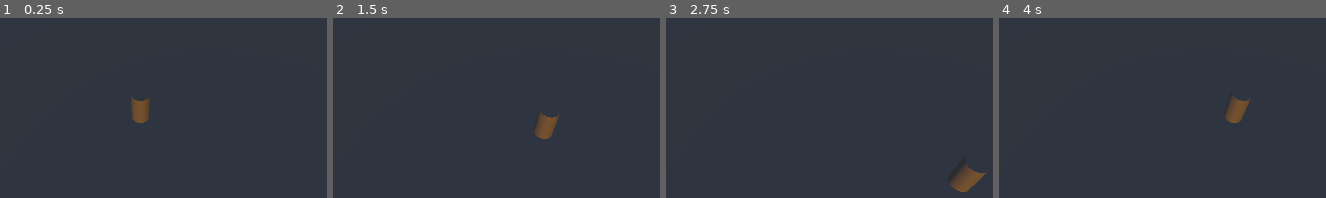
Above: before the commit, frames 1-4 (left to right).
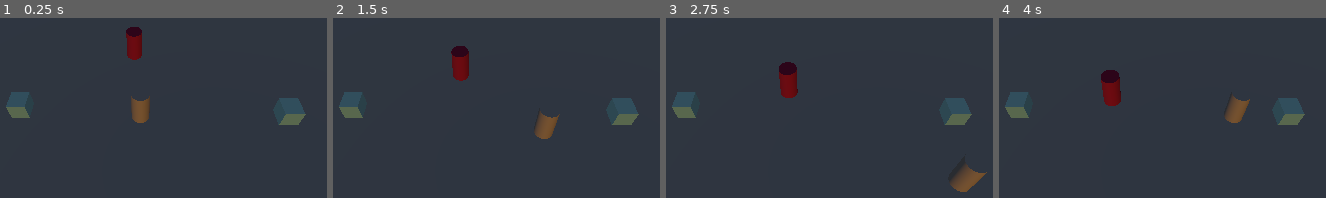
Above: after the commit, the same moments.

Repository: EricThunderSnake/DoNotOpen
Game: Godot game, scene res://Levels/Test/pathfinding.tscn
The game is run twice, just before and just after one commit, with the same random seed, the same clock (stepped at 60 frames per second) and the same inputs. Before the commit the project starts from res://mainmenu_test.tscn.
Inputs:
- Up to frame 1 (0.25 s): no input
- Up to frame 2 (1.5 s): tap Enter (ui_accept) at 0.5, 0.77 s; hold D (MoveRight) 0.53-1.28 s; tap E (Interact) at 0.6, 1.35 s; hold S (MoveBackward) from 1.28 s (still down)
- Up to frame 3 (2.75 s): tap Enter (ui_accept) at 1.52 s; release S (MoveBackward) at 2.03 s; hold D (MoveRight) from 2.03 s (still down); tap E (Interact) at 2.1 s
- Up to frame 4 (4 s): release D (MoveRight) at 2.78 s; hold W (MoveForward) 2.78-3.53 s; tap E (Interact) at 2.85, 3.6 s; tap Enter (ui_accept) at 3.02, 3.77 s; hold A (MoveLeft) from 3.53 s (still down)

The runs differ from the first frame. In frame 1, 2.5% of the frame differs, in the area x 1-94%, y 5-60%; in frame 2, 2.6%; in frame 3, 2.7%; in frame 4, 2.7%, in the area x 1-94%, y 28-60%.

Commit message:
NPCs follow player
Demo is set as main scene.

Pressing the E key will make the NPC switch between moving between the boxes and following the player

Diff:
--- /dev/null
+++ b/Debug.gd
@@ -0,0 +1,5 @@
+extends Node
+
+@export var load_game_on_start := true
+@export var quit_on_escape := true
+# Called when the node enters the scene tree for the first time.
--- a/Levels/Test/pathfinding.tscn
+++ b/Levels/Test/pathfinding.tscn
@@ -1,7 +1,8 @@
-[gd_scene load_steps=11 format=3 uid="uid://0uorj88r5rnr"]
+[gd_scene load_steps=12 format=3 uid="uid://0uorj88r5rnr"]
 
+[ext_resource type="PackedScene" uid="uid://pvqt43lxq2nm" path="res://Player/Player.tscn" id="1_f2ovd"]
 [ext_resource type="PackedScene" uid="uid://cq5dw6tsdy5s5" path="res://NPC/NPC.tscn" id="1_np08h"]
-[ext_resource type="PackedScene" uid="uid://d15672pv2gjus" path="res://Target/NPC_target.tscn" id="2_047xe"]
+[ext_resource type="PackedScene" uid="uid://d15672pv2gjus" path="res://Target/Target.tscn" id="2_047xe"]
 
 [sub_resource type="ProceduralSkyMaterial" id="ProceduralSkyMaterial_ida35"]
 energy_multiplier = 0.8
@@ -30,6 +31,8 @@
 environment = SubResource("Environment_pmaes")
 camera_attributes = SubResource("CameraAttributesPractical_inbyj")
 
+[node name="Player" parent="." instance=ExtResource("1_f2ovd")]
+
 [node name="SkyLight" type="DirectionalLight3D" parent="."]
 transform = Transform3D(1, 0, 0, 0, 0.999885, 0.0151663, 0, -0.0151663, 0.999885, 0, 0, 0)
 light_color = Color(0.741605, 0.475084, 0.0247729, 1)
@@ -56,6 +59,7 @@
 transform = Transform3D(1, 0, 0, 0, 0.69203, 0.721869, 0, -0.721869, 0.69203, 0, 13.6816, 9.5174)
 
 [node name="NPC" parent="Node3D" node_paths=PackedStringArray("target") instance=ExtResource("1_np08h")]
+transform = Transform3D(1, 0, 0, 0, 1, 0, 0, 0, 1, 0, 1, -5.29523)
 target = NodePath("../../Target")
 
 [node name="Target" parent="." node_paths=PackedStringArray("next_target") instance=ExtResource("2_047xe")]
--- a/Levels/Test/test_environ.tscn
+++ b/Levels/Test/test_environ.tscn
@@ -1,6 +1,6 @@
-[gd_scene load_steps=11 format=3 uid="uid://cwwcthwxxh4x3"]
+[gd_scene load_steps=9 format=3 uid="uid://cwwcthwxxh4x3"]
 
-[ext_resource type="Script" path="res://Player/Player.gd" id="1_sxwdx"]
+[ext_resource type="PackedScene" uid="uid://pvqt43lxq2nm" path="res://Player/Player.tscn" id="1_digor"]
 
 [sub_resource type="ProceduralSkyMaterial" id="ProceduralSkyMaterial_ida35"]
 energy_multiplier = 0.8
@@ -20,10 +20,6 @@
 [sub_resource type="WorldBoundaryShape3D" id="WorldBoundaryShape3D_r1mq3"]
 
 [sub_resource type="PlaneMesh" id="PlaneMesh_fmrs1"]
-
-[sub_resource type="CylinderShape3D" id="CylinderShape3D_ge677"]
-
-[sub_resource type="CylinderMesh" id="CylinderMesh_r2r5j"]
 
 [node name="WorldEnvironment" type="WorldEnvironment"]
 environment = SubResource("Environment_pmaes")
@@ -50,12 +46,6 @@
 [node name="Camera3D" type="Camera3D" parent="Node3D"]
 transform = Transform3D(1, 0, 0, 0, 0.69203, 0.721869, 0, -0.721869, 0.69203, 0, 13.6816, 9.5174)
 
-[node name="CharacterBody3D" type="CharacterBody3D" parent="Node3D"]
-transform = Transform3D(1, 0, 0, 0, 1, 0, 0, 0, 1, 0, 1, 0)
-script = ExtResource("1_sxwdx")
-
-[node name="CollisionShape3D" type="CollisionShape3D" parent="Node3D/CharacterBody3D"]
-shape = SubResource("CylinderShape3D_ge677")
-
-[node name="MeshInstance3D" type="MeshInstance3D" parent="Node3D/CharacterBody3D"]
-mesh = SubResource("CylinderMesh_r2r5j")
+[node name="Player" parent="Node3D" instance=ExtResource("1_digor")]
+unique_name_in_owner = true
+transform = Transform3D(1, 0, 0, 0, 1, 0, 0, 0, 1, -0.160183, 1, -0.0178375)
--- a/MainMenu.gd
+++ b/MainMenu.gd
@@ -4,17 +4,15 @@
 @onready var settingsButton = $Settings
 @onready var quitButton = $Quit
 
-@export var test_on_boot = false
-
-
 # Called when the node enters the scene tree for the first time.
 func _ready():
 	playButton.pressed.connect(_on_play_button_pressed)
 	settingsButton.pressed.connect(_on_settings_button_pressed)
 	quitButton.pressed.connect(_on_quit_button_pressed)
-	if test_on_boot:
-		test_on_boot = false
-		get_tree().change_scene_to_file("res://Levels/Test/test_environ.tscn")
+	if Debug.load_game_on_start:
+		get_tree().change_scene_to_file.call_deferred("res://Levels/Test/test_environ.tscn")
+		# call deferred because scene change should be done when ready functions are complete
+		# the scene tree is still being constructed during _ready calls, so it is unsafe otherwise
 
 
 
--- a/NPC/NPC.tscn
+++ b/NPC/NPC.tscn
@@ -1,10 +1,14 @@
-[gd_scene load_steps=5 format=3 uid="uid://cq5dw6tsdy5s5"]
+[gd_scene load_steps=6 format=3 uid="uid://cq5dw6tsdy5s5"]
 
 [ext_resource type="Script" path="res://NPC/npc.gd" id="1_8mtn4"]
 
 [sub_resource type="CylinderShape3D" id="CylinderShape3D_ge677"]
 
+[sub_resource type="StandardMaterial3D" id="StandardMaterial3D_04axy"]
+albedo_color = Color(0.528898, 0, 0.234589, 1)
+
 [sub_resource type="CylinderMesh" id="CylinderMesh_r2r5j"]
+material = SubResource("StandardMaterial3D_04axy")
 
 [sub_resource type="GDScript" id="GDScript_1qoyp"]
 script/source = "extends NavigationAgent3D
--- a/NPC/npc.gd
+++ b/NPC/npc.gd
@@ -2,19 +2,22 @@
 
 var movement_speed: float = 2.0
 var movement_target_position: Vector3
+var last_target: Target = null
 @export var target: Target
 var is_target_reached := false
+var player_target :Target
+
+@export var follow_player = false
 
 @onready var navigation_agent: NavigationAgent3D = $NavigationAgent3D
 
 func _ready():
-	# These values need to be adjusted for the actor's speed
-	# and the navigation layout.
-	navigation_agent.debug_enabled = true
-	movement_target_position = target.position
+	# These values need to be adjusted for the actor's speed and the navigation layout.
+	player_target = $"../../Player".player_target # look into signals for switching target to and from player
+	print(Target.GetName(player_target))
+	movement_target_position = Target.GetPosition(target)
 	navigation_agent.path_desired_distance = 0.5
 	navigation_agent.target_desired_distance = 0.5
-
 	# Make sure to not await during _ready.
 	actor_setup.call_deferred()
 
@@ -29,14 +32,37 @@
 	navigation_agent.set_target_position(movement_target)
 
 func _physics_process(delta):
+	if Input.is_action_just_pressed("Interact"):
+		follow_player = !follow_player
+	if (follow_player and target != player_target) or (!follow_player and target == player_target):
+		print()
+		print(Target.GetName(last_target))
+		print(Target.GetName(target))
+		if target == player_target:
+			target = last_target
+			last_target = player_target
+		else:
+			last_target = target
+			target = player_target
+		movement_target_position = Target.GetPosition(target)
+		actor_setup()
+
+
+
 	if (movement_target_position - position).length() < navigation_agent.target_desired_distance:
-		target = Target.GetNextTarget(target)
-		movement_target_position = target.position
+		print(Target.GetName(target))
+		print(Target.GetName(last_target))
+		if target != player_target:
+			last_target = target
+			target = Target.GetNextTarget(target)
+		else:
+			target = last_target
+			last_target = player_target
+		movement_target_position = Target.GetPosition(target)
 		actor_setup()
 
 	var current_agent_position: Vector3 = global_position
 	var next_path_position: Vector3 = movement_target_position
-	print(target.name)
 
 	velocity = current_agent_position.direction_to(next_path_position) * movement_speed
 	move_and_slide()
--- a/Player/Player.gd
+++ b/Player/Player.gd
@@ -4,9 +4,21 @@
 const SPEED = 5.0
 const JUMP_VELOCITY = 4.5
 
+var player_target : Target
+
+func _ready():
+	player_target = Target.new()
+	player_target.name = "Player Target"
+	player_target.SetNextTarget(player_target)
+	add_child(player_target)
 
 func _physics_process(delta):
 	# Add the gravity.
+
+	if Debug.quit_on_escape:
+		if Input.is_action_just_pressed("Escape"):
+			get_tree().quit()
+
 	if not is_on_floor():
 		velocity += get_gravity() * delta
 
--- a/Player/Player.tscn
+++ b/Player/Player.tscn
@@ -6,7 +6,7 @@
 
 [sub_resource type="CylinderMesh" id="CylinderMesh_r2r5j"]
 
-[node name="Player" type="RigidBody3D"]
+[node name="Player" type="CharacterBody3D"]
 transform = Transform3D(1, 0, 0, 0, 1, 0, 0, 0, 1, 0, 1, 0)
 script = ExtResource("1_5r7de")
 
--- a/Target/target.gd
+++ b/Target/target.gd
@@ -4,14 +4,28 @@
 
 @export var next_target: Target
 
+func SetNextTarget(new_target : Target) -> void:
+	self.next_target = new_target
+
 static func GetNextTarget(current_target:Target) -> Target:
 	return current_target.next_target
 
+static func GetName(target:Target) -> String:
+	if target == null:
+		return "null"
+	else:
+		return target.name
 
+static func GetPosition(target:Target) -> Vector3:
+	if target.get_parent().name == "Player":
+		return target.get_parent().position
+	else:
+		return target.position
 
 # Called when the node enters the scene tree for the first time.
 func _ready():
-	pass # Replace with function body.
+
+	pass
 
 
 # Called every frame. 'delta' is the elapsed time since the previous frame.
--- a/mainmenu_test.tscn
+++ b/mainmenu_test.tscn
@@ -1,12 +1,13 @@
-[gd_scene load_steps=4 format=3 uid="uid://dt8op2dm7j25r"]
+[gd_scene load_steps=5 format=3 uid="uid://dt8op2dm7j25r"]
 
 [ext_resource type="Script" path="res://MainMenu.gd" id="1_e3pf3"]
+[ext_resource type="Script" path="res://Debug.gd" id="1_tepdq"]
 [ext_resource type="Script" path="res://Quit.gd" id="2_t1kn7"]
 
 [sub_resource type="Theme" id="Theme_tr3i0"]
 Button/font_sizes/font_size = 40
 
-[node name="MenuContainer" type="MarginContainer"]
+[node name="Debug" type="MarginContainer"]
 anchors_preset = 15
 anchor_right = 1.0
 anchor_bottom = 1.0
@@ -16,12 +17,12 @@
 theme_override_constants/margin_top = 400
 theme_override_constants/margin_right = 100
 theme_override_constants/margin_bottom = 400
+script = ExtResource("1_tepdq")
 
 [node name="MainMenu" type="VBoxContainer" parent="."]
 layout_mode = 2
 theme = SubResource("Theme_tr3i0")
 script = ExtResource("1_e3pf3")
-test_on_boot = true
 
 [node name="Play" type="Button" parent="MainMenu"]
 layout_mode = 2
@@ -44,6 +45,7 @@
 text = "Settings"
 
 [node name="Button2" type="Button" parent="MainMenu/Settings"]
+layout_mode = 0
 
 [node name="Quit" type="Button" parent="MainMenu"]
 layout_mode = 2
--- a/project.godot
+++ b/project.godot
@@ -11,8 +11,12 @@
 [application]
 
 config/name="DoNotOpen"
-run/main_scene="res://mainmenu_test.tscn"
+run/main_scene="res://Levels/Test/pathfinding.tscn"
 config/features=PackedStringArray("4.3", "GL Compatibility")
+
+[autoload]
+
+Debug="*res://Debug.gd"
 
 [display]
 
@@ -50,6 +54,11 @@
 "events": [Object(InputEventKey,"resource_local_to_scene":false,"resource_name":"","device":-1,"window_id":0,"alt_press …(192 unchanged characters)…
 ]
 }
+Escape={
+"deadzone": 0.5,
+"events": [Object(InputEventKey,"resource_local_to_scene":false,"resource_name":"","device":-1,"window_id":0,"alt_pressed":false,"shift_pressed":false,"ctrl_pressed":false,"meta_pressed":false,"pressed":false,"keycode":0,"physical_keycode":4194305,"key_label":0,"unicode":0,"location":0,"echo":false,"script":null)
+]
+}
 
 [rendering]
 
Renamed: Target/NPC_target.tscn -> Target/Target.tscn
